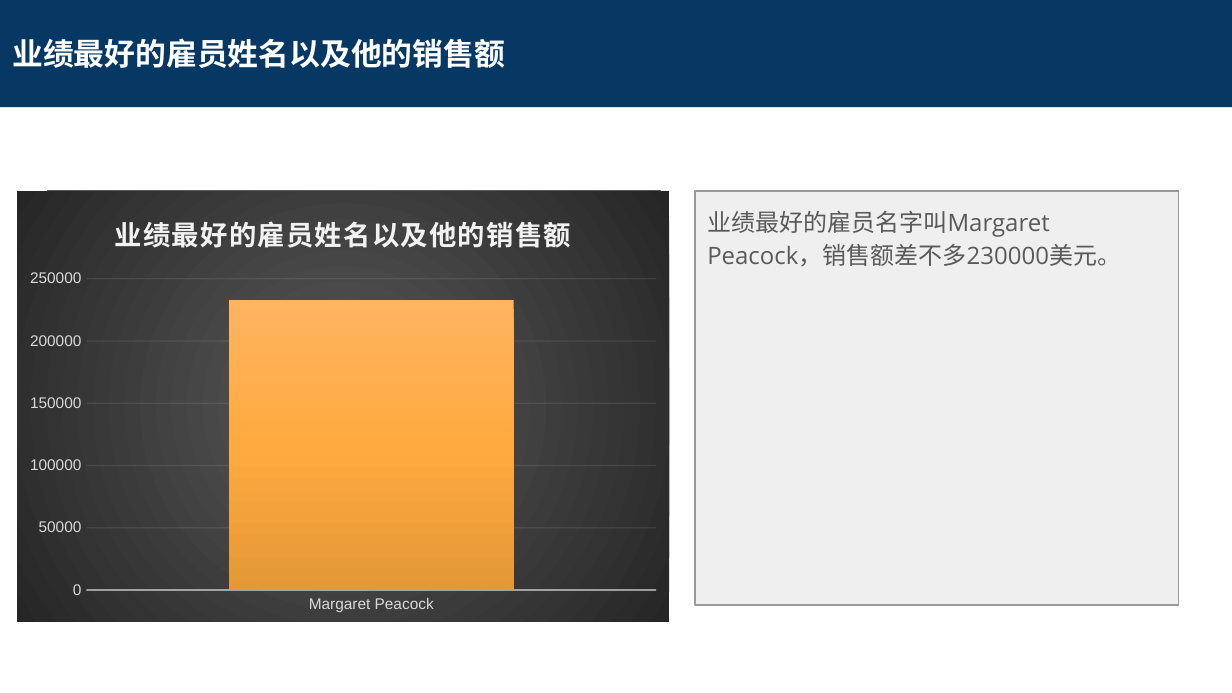
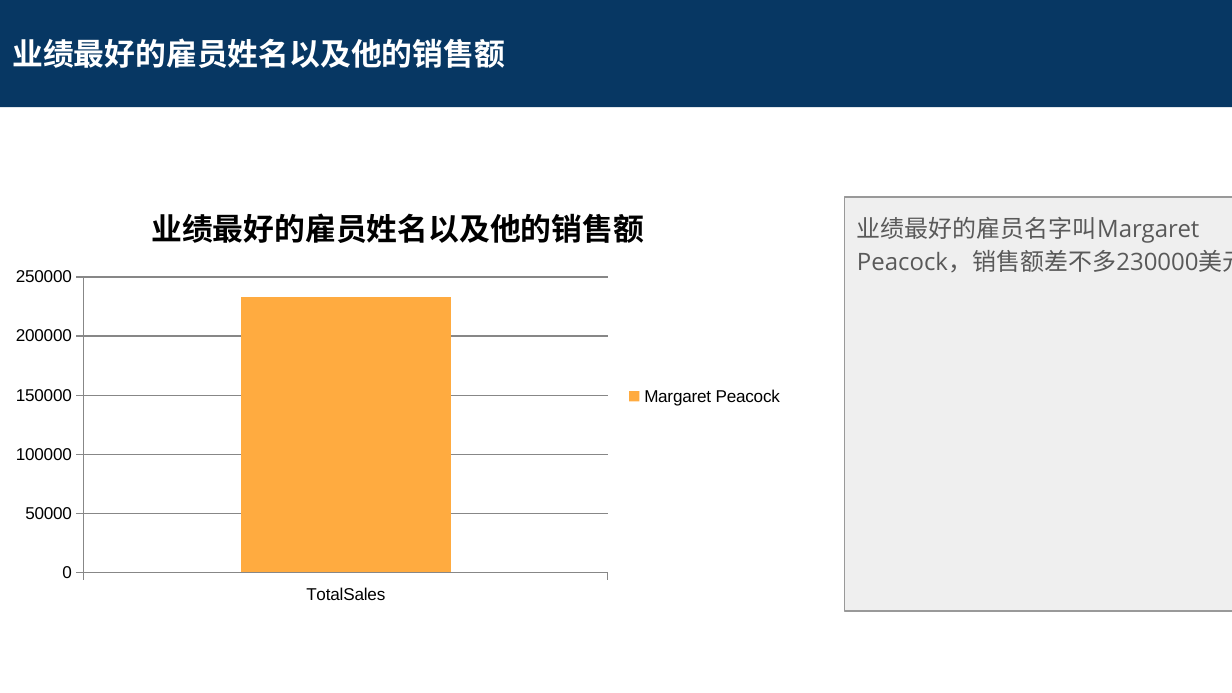
Before and after one commit to leesper/become-business-analyst, a slide deck: slide 13 of P4_CreateReportDB/SQL Project Submission.pptx. Drawn at 1232x693 pixels with LibreOffice and Linux fonts; fonts in the diff are those of the drawing. Boxes give left, top, right and bottom in pixels: in the first picture for what was removed or moved away, otherwise in the second. Text is boxed around its words. In the diff, an @@ line names an element or a change of style, - is before the commit and + after.

```diff
--- a/P4_CreateReportDB/SQL Project Submission.pptx
+++ b/P4_CreateReportDB/SQL Project Submission.pptx
@@ column chart at (x1=0, y1=180, x2=796, y2=612) @@
@@ title "业绩最好的雇员姓名以及他的销售额 " to "业绩最好的雇员姓名以及他的销售额" @@
-categories: Margaret Peacock
+categories: TotalSales
-Series 1: 233000
+Margaret Peacock: 233000
@@ colour of Margaret Peacock gradient #FFB461 to #FFAB40 to #E59837 to #FFAB40 @@
@@ legend changed @@
@@ category axis changed @@
@@ value axis changed @@
@@ bar spacing changed @@
@@ background changed @@
@@ column chart resized from (x1=17, y1=191, x2=669, y2=621) to (x1=0, y1=180, x2=796, y2=612) @@
@@ rectangle removed at (x1=48, y1=191, x2=662, y2=605) @@
@@ text "业绩最好的雇员名字叫Margaret Peacock，销售额差不多230000美元。" resized from (x1=695, y1=191, x2=1179, y2=605) to (x1=845, y1=197, x2=1232, y2=611) @@
```
Also in this commit, not shown: 13 other slides changed, 15 other files.
